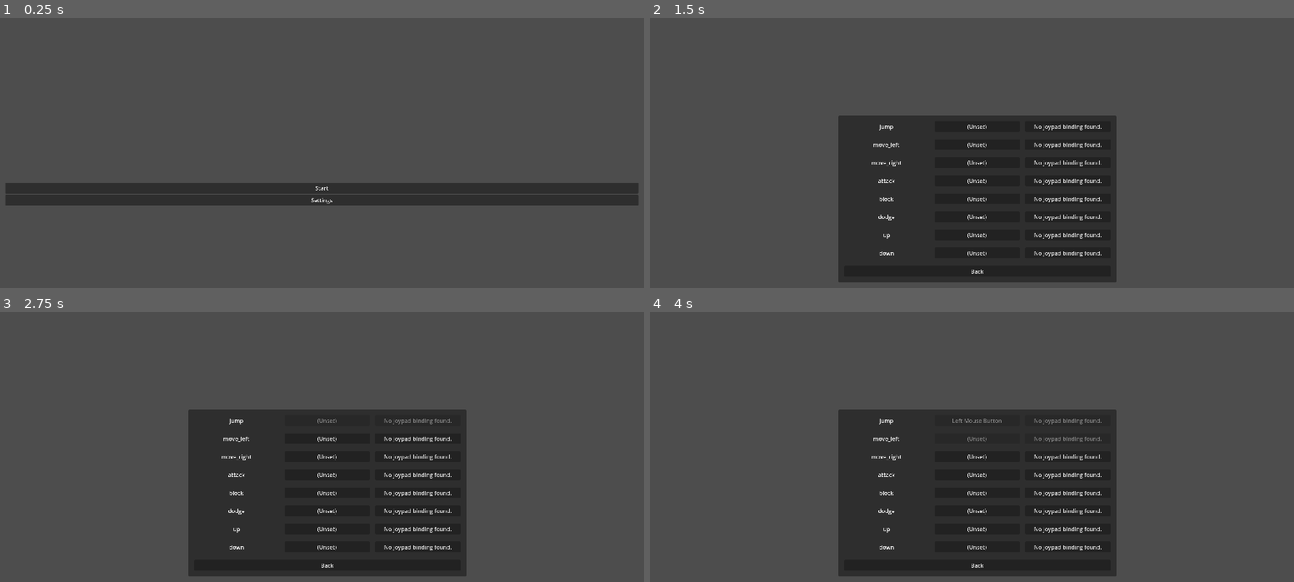
Above: before the commit, frames 1-4 (two rows, left to right).
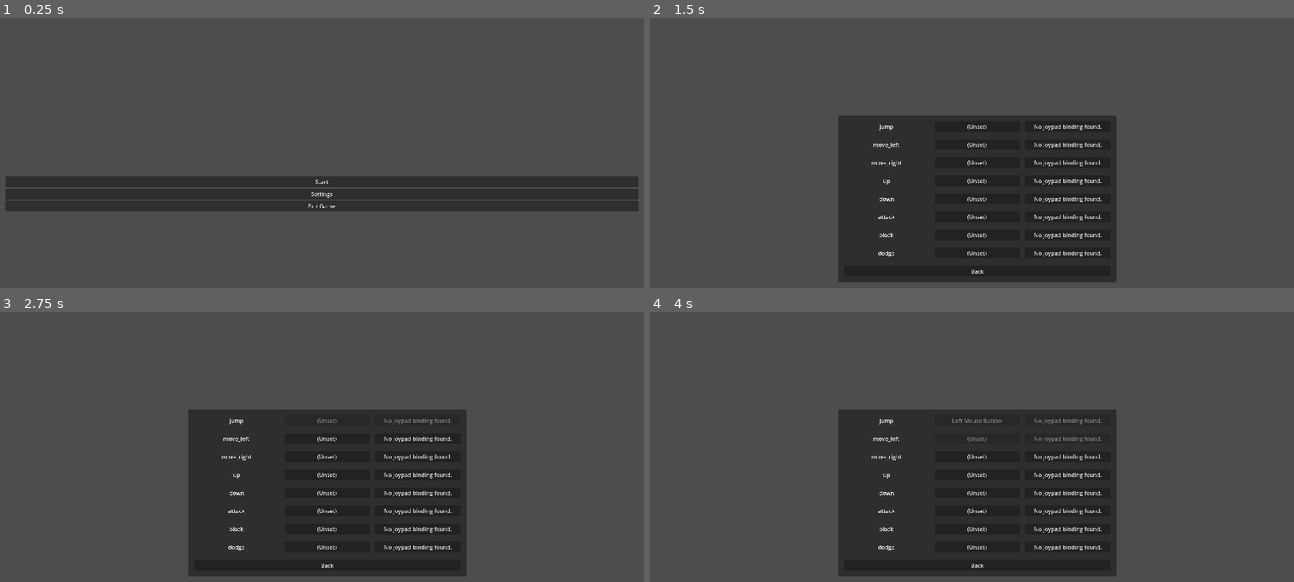
Above: after the commit, the same moments.

Repository: veggie-works/star-gazer
Game: Godot game, scene res://scenes/main.tscn
Two runs of this game, one before a commit and one after it. Both use one fixed random seed, a clock stepped at 60 frames per second and the inputs below. The engine's default icon, where the game draws it, is replaced by a stand-in: a white triangle on a blue panel in a dark square. Sound files missing from this copy of the repository are replaced by a short silence.
Inputs:
- Up to frame 1 (0.25 s): no input
- Up to frame 2 (1.5 s): click "Settings" at 0.5 s; click "Input Bindings" at 1.25 s
- Up to frame 3 (2.75 s): click "(Unset)" at 2 s
- Up to frame 4 (4 s): click "No joypad binding found." at 2.75 s; click "Left Mouse Button" at 3.5 s

The runs differ from the first frame. In frame 1, 5.8% of the frame differs, in the area x 0-100%, y 58-72%; in frame 2, 0.1%; in frame 3, 0.1%; in frame 4, 0.1%.

Commit message:
Fixed music transitions, exit button on main menu, removed unnecessary inventory code

Diff:
--- a/project.godot
+++ b/project.godot
@@ -59,6 +59,16 @@
 "events": [Object(InputEventKey,"resource_local_to_scene":false,"resource_name":"","device":-1,"window_id":0,"alt_press …(182 unchanged characters)…
 ]
 }
+up={
+"deadzone": 0.5,
+"events": [Object(InputEventKey,"resource_local_to_scene":false,"resource_name":"","device":-1,"window_id":0,"alt_pressed":false,"shift_pressed":false,"ctrl_pressed":false,"meta_pressed":false,"pressed":false,"keycode":0,"physical_keycode":4194320,"key_label":0,"unicode":0,"echo":false,"script":null)
+]
+}
+down={
+"deadzone": 0.5,
+"events": [Object(InputEventKey,"resource_local_to_scene":false,"resource_name":"","device":-1,"window_id":0,"alt_pressed":false,"shift_pressed":false,"ctrl_pressed":false,"meta_pressed":false,"pressed":false,"keycode":0,"physical_keycode":4194322,"key_label":0,"unicode":0,"echo":false,"script":null)
+]
+}
 attack={
 "deadzone": 0.5,
 "events": [Object(InputEventKey,"resource_local_to_scene":false,"resource_name":"","device":-1,"window_id":0,"alt_pressed":false,"shift_pressed":false,"ctrl_pressed":false,"meta_pressed":false,"pressed":false,"keycode":0,"physical_keycode":88,"key_label":0,"unicode":120,"echo":false,"script":null)
@@ -72,16 +82,6 @@
 dodge={
 "deadzone": 0.5,
 "events": [Object(InputEventKey,"resource_local_to_scene":false,"resource_name":"","device":-1,"window_id":0,"alt_press …(182 unchanged characters)…
-]
-}
-up={
-"deadzone": 0.5,
-"events": [Object(InputEventKey,"resource_local_to_scene":false,"resource_name":"","device":-1,"window_id":0,"alt_pressed":false,"shift_pressed":false,"ctrl_pressed":false,"meta_pressed":false,"pressed":false,"keycode":0,"physical_keycode":4194320,"key_label":0,"unicode":0,"echo":false,"script":null)
-]
-}
-down={
-"deadzone": 0.5,
-"events": [Object(InputEventKey,"resource_local_to_scene":false,"resource_name":"","device":-1,"window_id":0,"alt_pressed":false,"shift_pressed":false,"ctrl_pressed":false,"meta_pressed":false,"pressed":false,"keycode":0,"physical_keycode":4194322,"key_label":0,"unicode":0,"echo":false,"script":null)
 ]
 }
 
--- a/resources/saves/new_save.tres
+++ b/resources/saves/new_save.tres
@@ -5,4 +5,4 @@
 [resource]
 script = ExtResource("1_plc0g")
 save_scene = "res://scenes/levels/level0.tscn"
-save_position = Vector2(306, 483)
+save_position = Vector2(59, 109)
--- a/scenes/audio/audio_manager.tscn
+++ b/scenes/audio/audio_manager.tscn
@@ -8,11 +8,15 @@
 script = ExtResource("1_us30y")
 audio_player_prefab = ExtResource("2_yi06v")
 
-[node name="current_music_player" type="AudioStreamPlayer2D" parent="."]
+[node name="audio_players" type="Node" parent="."]
+
+[node name="music_players" type="Node" parent="."]
+
+[node name="current_music_player" type="AudioStreamPlayer2D" parent="music_players"]
 bus = &"Music"
 
-[node name="upcoming_music_player" type="AudioStreamPlayer2D" parent="."]
+[node name="upcoming_music_player" type="AudioStreamPlayer2D" parent="music_players"]
 bus = &"Music"
 
-[connection signal="finished" from="current_music_player" to="." method="_on_current_music_player_finished"]
-[connection signal="finished" from="upcoming_music_player" to="." method="_on_upcoming_music_player_finished"]
+[connection signal="finished" from="music_players/current_music_player" to="." method="_on_current_music_player_finished"]
+[connection signal="finished" from="music_players/upcoming_music_player" to="." method="_on_upcoming_music_player_finished"]
--- /dev/null
+++ b/scenes/audio/music_player.tscn
@@ -0,0 +1,4 @@
+[gd_scene format=3 uid="uid://cvjpo344hf3im"]
+
+[node name="music_player" type="AudioStreamPlayer2D"]
+bus = &"Music"
--- a/scenes/gameplay/saves/save_point.tscn
+++ b/scenes/gameplay/saves/save_point.tscn
@@ -13,11 +13,12 @@
 player_prefab = ExtResource("2_5qw78")
 
 [node name="sprite" type="Sprite2D" parent="."]
-position = Vector2(0, -64)
+position = Vector2(0, -16)
 scale = Vector2(0.5, 1.5)
 texture = ExtResource("1_8lhm6")
 
 [node name="save_area" type="Area2D" parent="."]
+position = Vector2(0, 48)
 collision_layer = 4
 
 [node name="collision" type="CollisionShape2D" parent="save_area"]
--- a/scenes/levels/level0.tscn
+++ b/scenes/levels/level0.tscn
@@ -1,10 +1,9 @@
-[gd_scene load_steps=8 format=3 uid="uid://byf21g036g36h"]
+[gd_scene load_steps=7 format=3 uid="uid://byf21g036g36h"]
 
 [ext_resource type="PackedScene" uid="uid://b5cisyivpic2s" path="res://scenes/levels/base_level.tscn" id="1_tftho"]
 [ext_resource type="Resource" uid="uid://b7xpyw37rvn2" path="res://resources/music_tracks/level0.tres" id="2_4r7nn"]
 [ext_resource type="PackedScene" uid="uid://da7mkw7n7ptqn" path="res://scenes/gameplay/doors/door.tscn" id="3_c4d54"]
 [ext_resource type="PackedScene" uid="uid://cnri2gdmg878w" path="res://scenes/gameplay/saves/save_point.tscn" id="4_ky82b"]
-[ext_resource type="PackedScene" uid="uid://r28wdqjlisvt" path="res://scenes/actors/enemies/test_enemy.tscn" id="6_r6t0q"]
 [ext_resource type="PackedScene" uid="uid://ca4hofmt5120j" path="res://scenes/actors/npcs/npc.tscn" id="7_qy8ep"]
 [ext_resource type="TileSet" uid="uid://dm4qttwlwkcjx" path="res://resources/tilesets/test_tile_set.tres" id="8_tx37h"]
 
@@ -18,10 +17,7 @@
 target_name = "door_left"
 
 [node name="save_point" parent="." index="1" instance=ExtResource("4_ky82b")]
-position = Vector2(59, 121)
-
-[node name="test_enemy" parent="enemies" index="0" instance=ExtResource("6_r6t0q")]
-position = Vector2(173, 113)
+position = Vector2(59, 109)
 
 [node name="npc" parent="." index="4" instance=ExtResource("7_qy8ep")]
 position = Vector2(16, 113)
--- a/scenes/levels/level1.tscn
+++ b/scenes/levels/level1.tscn
@@ -10,7 +10,7 @@
 music_track = ExtResource("2_y012l")
 
 [node name="save_point" parent="." index="0" instance=ExtResource("4_e4t6x")]
-position = Vector2(208, 74)
+position = Vector2(208, 61)
 
 [node name="door_left" parent="." index="1" instance=ExtResource("5_blkad")]
 position = Vector2(14, 106)
--- a/scenes/levels/main_menu/main_menu.tscn
+++ b/scenes/levels/main_menu/main_menu.tscn
@@ -1,8 +1,9 @@
-[gd_scene load_steps=4 format=3 uid="uid://vstl3bg568s7"]
+[gd_scene load_steps=5 format=3 uid="uid://vstl3bg568s7"]
 
 [ext_resource type="PackedScene" uid="uid://xmhpn38awq6d" path="res://scenes/ui/menu_button.tscn" id="1_7ds0w"]
 [ext_resource type="Script" path="res://scripts/levels/main_menu/main_menu.gd" id="1_wmvsf"]
 [ext_resource type="PackedScene" uid="uid://d5l2m2e8q2x4" path="res://scenes/ui/settings/settings_ui.tscn" id="3_dsu3g"]
+[ext_resource type="PackedScene" uid="uid://8agf2mc41tgx" path="res://scenes/ui/quit_warning.tscn" id="3_eripy"]
 
 [node name="main_menu" type="Control"]
 layout_mode = 3
@@ -40,10 +41,28 @@
 layout_mode = 2
 text = "Settings"
 
+[node name="exit_button" parent="margin_container/menu_buttons" instance=ExtResource("1_7ds0w")]
+layout_mode = 2
+text = "Exit Game"
+
 [node name="settings_ui" parent="." instance=ExtResource("3_dsu3g")]
 visible = false
 layout_mode = 1
 
+[node name="exit_warning" parent="." instance=ExtResource("3_eripy")]
+visible = false
+layout_mode = 2
+anchors_preset = 0
+anchor_right = 0.0
+anchor_bottom = 0.0
+offset_left = 32.0
+offset_top = 32.0
+offset_right = 1856.0
+offset_bottom = 1016.0
+
 [connection signal="pressed" from="margin_container/menu_buttons/start_button" to="." method="_on_start_button_pressed"]
 [connection signal="pressed" from="margin_container/menu_buttons/settings_button" to="." method="_on_settings_button_pressed"]
+[connection signal="pressed" from="margin_container/menu_buttons/exit_button" to="." method="_on_exit_button_pressed"]
 [connection signal="hidden" from="settings_ui" to="." method="_on_settings_ui_hidden"]
+[connection signal="quit_canceled" from="exit_warning" to="." method="_on_exit_warning_quit_canceled"]
+[connection signal="quit_confirmed" from="exit_warning" to="." method="_on_exit_warning_quit_confirmed"]
--- a/scenes/ui/pause_menu.tscn
+++ b/scenes/ui/pause_menu.tscn
@@ -1,10 +1,10 @@
-[gd_scene load_steps=9 format=3 uid="uid://b5csifcrytegw"]
+[gd_scene load_steps=10 format=3 uid="uid://b5csifcrytegw"]
 
 [ext_resource type="Script" path="res://scripts/ui/pause_menu.gd" id="1_78msb"]
 [ext_resource type="Shader" path="res://resources/shaders/blur.gdshader" id="2_bgr1x"]
 [ext_resource type="PackedScene" uid="uid://xmhpn38awq6d" path="res://scenes/ui/menu_button.tscn" id="2_ig7np"]
+[ext_resource type="PackedScene" uid="uid://8agf2mc41tgx" path="res://scenes/ui/quit_warning.tscn" id="4_klkif"]
 [ext_resource type="PackedScene" uid="uid://d5l2m2e8q2x4" path="res://scenes/ui/settings/settings_ui.tscn" id="4_mtpwx"]
-
 
 [sub_resource type="Animation" id="Animation_bcgww"]
 resource_name = "close"
@@ -127,32 +127,9 @@
 layout_mode = 2
 text = "Quit"
 
-[node name="quit_warning" type="VBoxContainer" parent="margin_container"]
+[node name="quit_warning" parent="margin_container" instance=ExtResource("4_klkif")]
 visible = false
 layout_mode = 2
-theme_override_constants/separation = 64
-
-[node name="quit_warning" type="RichTextLabel" parent="margin_container/quit_warning"]
-layout_mode = 2
-size_flags_vertical = 3
-bbcode_enabled = true
-text = "[center]Are you sure you want to quit?[/center]"
-
-[node name="center_container" type="CenterContainer" parent="margin_container/quit_warning"]
-layout_mode = 2
-size_flags_horizontal = 3
-
-[node name="quit_buttons" type="HBoxContainer" parent="margin_container/quit_warning/center_container"]
-layout_mode = 2
-theme_override_constants/separation = 64
-
-[node name="quit_confirm" parent="margin_container/quit_warning/center_container/quit_buttons" instance=ExtResource("2_ig7np")]
-layout_mode = 2
-text = "Yes"
-
-[node name="quit_cancel" parent="margin_container/quit_warning/center_container/quit_buttons" instance=ExtResource("2_ig7np")]
-layout_mode = 2
-text = "No"
 
 [node name="settings_ui" parent="." instance=ExtResource("4_mtpwx")]
 visible = false
@@ -162,6 +139,6 @@
 [connection signal="pressed" from="margin_container/menu_buttons/resume_button" to="." method="_on_resume_button_pressed"]
 [connection signal="pressed" from="margin_container/menu_buttons/settings_button" to="." method="_on_settings_button_pressed"]
 [connection signal="pressed" from="margin_container/menu_buttons/quit_button" to="." method="_on_quit_button_pressed"]
-[connection signal="pressed" from="margin_container/quit_warning/center_container/quit_buttons/quit_confirm" to="." method="_on_quit_confirm_pressed"]
-[connection signal="pressed" from="margin_container/quit_warning/center_container/quit_buttons/quit_cancel" to="." method="_on_quit_cancel_pressed"]
+[connection signal="quit_canceled" from="margin_container/quit_warning" to="." method="_on_quit_warning_quit_canceled"]
+[connection signal="quit_confirmed" from="margin_container/quit_warning" to="." method="_on_quit_warning_quit_confirmed"]
 [connection signal="hidden" from="settings_ui" to="." method="_on_settings_ui_hidden"]
--- /dev/null
+++ b/scenes/ui/quit_warning.tscn
@@ -0,0 +1,44 @@
+[gd_scene load_steps=3 format=3 uid="uid://8agf2mc41tgx"]
+
+[ext_resource type="Script" path="res://scripts/ui/quit_warning.gd" id="1_0hhcf"]
+[ext_resource type="PackedScene" uid="uid://xmhpn38awq6d" path="res://scenes/ui/menu_button.tscn" id="1_u1lk2"]
+
+[node name="quit_warning" type="VBoxContainer"]
+anchors_preset = 15
+anchor_right = 1.0
+anchor_bottom = 1.0
+grow_horizontal = 2
+grow_vertical = 2
+size_flags_horizontal = 3
+size_flags_vertical = 3
+theme_override_constants/separation = 64
+alignment = 1
+script = ExtResource("1_0hhcf")
+
+[node name="quit_warning" type="RichTextLabel" parent="."]
+layout_mode = 2
+size_flags_vertical = 3
+bbcode_enabled = true
+text = "[center]
+
+
+Are you sure you want to quit?[/center]"
+
+[node name="center_container" type="CenterContainer" parent="."]
+layout_mode = 2
+size_flags_horizontal = 3
+
+[node name="quit_buttons" type="HBoxContainer" parent="center_container"]
+layout_mode = 2
+theme_override_constants/separation = 64
+
+[node name="quit_confirm" parent="center_container/quit_buttons" instance=ExtResource("1_u1lk2")]
+layout_mode = 2
+text = "Yes"
+
+[node name="quit_cancel" parent="center_container/quit_buttons" instance=ExtResource("1_u1lk2")]
+layout_mode = 2
+text = "No"
+
+[connection signal="pressed" from="center_container/quit_buttons/quit_confirm" to="." method="_on_quit_confirm_pressed"]
+[connection signal="pressed" from="center_container/quit_buttons/quit_cancel" to="." method="_on_quit_cancel_pressed"]
--- a/scripts/actors/behaviors/health_manager.gd
+++ b/scripts/actors/behaviors/health_manager.gd
@@ -13,13 +13,13 @@
 ## The collision shape that triggers a damage event
 @onready var hurt_box: CollisionShape2D = $hurt_box
 ## Controls flashiing after taking damage
-@onready var flasher: Flasher = $"../flasher"
+@onready var flasher: Flasher = get_node_or_null("../flasher")
 ## Controls pulsing while invincible after taking damage
-@onready var pulser: Pulser = $"../pulser"
+@onready var pulser: Pulser = get_node_or_null("../pulser")
 ## Used to recoil the actor when taking damage
-@onready var recoil_manager: RecoilManager = $"../recoil_manager"
+@onready var recoil_manager: RecoilManager = get_node_or_null("../recoil_manager")
 ## Used to shake the actor on damage
-@onready var shaker: Shaker = $"../shaker"
+@onready var shaker: Shaker = get_node_or_null("../shaker")
 
 ## Emitted when the actor heals
 signal healed(heal_amount: float)
@@ -72,9 +72,9 @@
 	if is_dead:
 		die()
 		return
-	if recoil_manager != null:
+	if recoil_manager:
 		recoil_manager.recoil(attack.attack_angle, attack.attack_force)
-	if shaker != null:
+	if shaker:
 		shaker.shake(15, 0.25)
 
 ## Actor death
@@ -87,13 +87,13 @@
 	hurt_box.set_deferred("disabled", value)
 	if value:
 		invincible_time = 0.0
-		if pulser != null:
+		if pulser:
 			pulser.start_pulse()
-		elif flasher != null:
+		elif flasher:
 			flasher.flash()
 	else:
 		invincible_time = INF
-		if pulser != null and pulser.is_pulsing:
+		if pulser and pulser.is_pulsing:
 			pulser.stop_pulse()
 
 func _on_area_entered(area: DamageArea) -> void:
--- a/scripts/actors/behaviors/line_of_sight.gd
+++ b/scripts/actors/behaviors/line_of_sight.gd
@@ -19,7 +19,7 @@
 	if len(target_group) > 0:
 		all_targets = get_tree().get_nodes_in_group(target_group)
 	var closest: Node = Globals.get_closest(self, all_targets)
-	if closest != null:
+	if closest:
 		raycast.target_position = (closest.global_position - global_position).normalized() * sight_length
 		## Keep scale positive
 		raycast.global_transform.x.x = 1
--- a/scripts/actors/behaviors/recoil_manager.gd
+++ b/scripts/actors/behaviors/recoil_manager.gd
@@ -12,5 +12,5 @@
 	var angle_rad: float = deg_to_rad(angle)
 	var recoil_vector := Vector2(cos(angle_rad), -sin(angle_rad)) * amount
 	actor.velocity = recoil_vector
-	if recoil_state != null:
+	if recoil_state:
 		recoil_state.fsm.set_state(recoil_state)
--- a/scripts/actors/grounded/player/player.gd
+++ b/scripts/actors/grounded/player/player.gd
@@ -15,7 +15,7 @@
 var in_cutscene: bool:
 	set(value):
 		disable_input = value
-		if triggers != null:
+		if triggers:
 			for child in triggers.get_children():
 				var grandchild: Node2D = child.get_child(0)
 				if grandchild is CollisionShape2D:
--- a/scripts/autoload/audio_manager/audio_manager.gd
+++ b/scripts/autoload/audio_manager/audio_manager.gd
@@ -1,12 +1,18 @@
 extends Node
+
+const AUDIO_OFF_DB: float = -60
 
 ## The prefab to instantiate when playing a one shot clip
 @export var audio_player_prefab: PackedScene
 
-## The audio stream player of the current music track, fades out to upcoming track
-@onready var current_music_player: AudioStreamPlayer2D = $current_music_player
-## The audio stream player of the upcoming music track, fades in from current track
-@onready var upcoming_music_player: AudioStreamPlayer2D = $upcoming_music_player
+## Parent of all spawned generic audio players
+@onready var audio_players: Node = $audio_players
+## Parent of all spawned music players
+@onready var music_players: Node = $music_players
+## The audio stream player of the current music track, fades out to upcoming music player
+@onready var current_music_player: AudioStreamPlayer2D = music_players.get_node("current_music_player")
+## The audio stream player of the current music track, fades in from current music player
+@onready var upcoming_music_player: AudioStreamPlayer2D = music_players.get_node("upcoming_music_player")
 
 ## Emitted when the music reaches a downbeat
 signal downbeat
@@ -70,7 +76,7 @@
 	audio_player.pitch_scale = randf_range(pitch_min, pitch_max)
 	audio_player.finished.connect(func(): audio_player.queue_free())
 	audio_player.stream = clip
-	add_child(audio_player)
+	audio_players.add_child(audio_player)
 	audio_player.play()
 
 ## Play a music track, fading out from the current track into the new track
@@ -82,20 +88,16 @@
 		current_music_player.play()
 		return
 	# Don't fade in and out of the same music track
-	elif (current_music_player.stream != null and track.music_clip.resource_path == current_music_player.stream.resource_path):
+	elif current_music_player.stream != null and track.music_clip.resource_path == current_music_player.stream.resource_path:
 		return
 	upcoming_music_player.set_stream(track.music_clip)
-	if volume_tween != null:
+	if volume_tween and volume_tween.is_running():
 		volume_tween.kill()
 	volume_tween = create_tween()
-	volume_tween.finished.connect(func():
-		current_music_player.set_stream(track.music_clip)
-		current_music_player.play(upcoming_music_player.get_playback_position())
-		upcoming_music_player.stop()
-		volume_tween.kill())
+	volume_tween.finished.connect(on_volume_tween_finished)
 	upcoming_music_player.play(current_music_player.get_playback_position())
-	volume_tween.tween_property(current_music_player, "volume_db", -32, fade_time).from(music_volume).set_trans(Tween.TRANS_CUBIC)
-	volume_tween.parallel().tween_property(upcoming_music_player, "volume_db", music_volume, fade_time).from(-32).set_trans(Tween.TRANS_CUBIC)
+	volume_tween.tween_property(current_music_player, "volume_db", AUDIO_OFF_DB, fade_time).from(music_volume).set_trans(Tween.TRANS_LINEAR)
+	volume_tween.parallel().tween_property(upcoming_music_player, "volume_db", music_volume, fade_time).from(AUDIO_OFF_DB).set_trans(Tween.TRANS_LINEAR)
 
 ## Stop the currently playing music
 func stop_music() -> void:
@@ -114,3 +116,10 @@
 
 func _on_upcoming_music_player_finished() -> void:
 	upcoming_music_player.play()
+
+## Callback for when the volume tween finishes
+func on_volume_tween_finished() -> void:
+	current_music_player.set_stream(current_track.music_clip)
+	current_music_player.play(upcoming_music_player.get_playback_position())
+	current_music_player.set_volume_db(music_volume)
+	upcoming_music_player.stop()
--- a/scripts/fsm/actors/enemies/enemy_fsm.gd
+++ b/scripts/fsm/actors/enemies/enemy_fsm.gd
@@ -12,7 +12,7 @@
 
 func _ready() -> void:
 	super._ready()
-	if line_of_sight != null:
+	if line_of_sight:
 		line_of_sight.seen.connect(on_seen)
 
 ## Callback for when the enemy has seen a player
--- a/scripts/fsm/actors/player/player_run_state.gd
+++ b/scripts/fsm/actors/player/player_run_state.gd
@@ -12,16 +12,16 @@
 @onready var footstep_timer: Timer = $footstep_timer
 
 func _ready() -> void:
-	if footstep_timer != null:
+	if footstep_timer:
 		footstep_timer.timeout.connect(on_footstep_timer_timeout)
 
 func enter() -> void:
 	animator.play("run")
-	if footstep_timer != null:
+	if footstep_timer:
 		footstep_timer.start(footstep_interval)
 
 func exit() -> void:
-	if footstep_timer != null:
+	if footstep_timer:
 		footstep_timer.stop()
 
 func update(delta: float) -> void:
--- a/scripts/fsm/state_machine.gd
+++ b/scripts/fsm/state_machine.gd
@@ -44,7 +44,7 @@
 func set_state(new_state: State) -> void:
 	var old_state: State = current_state
 	current_state = new_state
-	if old_state != null:
+	if old_state:
 		old_state.exit()
 	new_state.enter()
 	state_history.append(new_state)
--- a/scripts/levels/main_menu/main_menu.gd
+++ b/scripts/levels/main_menu/main_menu.gd
@@ -3,6 +3,8 @@
 
 ## Parent container of menu buttons list
 @onready var margin_container: MarginContainer = $margin_container
+## Warning for whether the player really wants to exit the game
+@onready var exit_warning: VBoxContainer = $exit_warning
 ## UI for changing game settings
 @onready var settings_ui: Control = $settings_ui
 
@@ -13,10 +15,6 @@
 	if OS.is_debug_build():
 		UIManager.delete_ui(DebugPanel)
 
-func _on_settings_button_pressed() -> void:
-	margin_container.hide()
-	settings_ui.show()
-
 func _on_start_button_pressed() -> void:
 	UIManager.create_ui(PauseMenu, true)
 	if OS.is_debug_build():
@@ -24,5 +22,20 @@
 	SaveManager.load_game(0)
 	SceneManager.change_scene(SaveManager.save_data.save_scene)
 
+func _on_settings_button_pressed() -> void:
+	margin_container.hide()
+	settings_ui.show()
+
+func _on_exit_button_pressed() -> void:
+	margin_container.hide()
+	exit_warning.show()
+
 func _on_settings_ui_hidden():
 	margin_container.show()
+
+func _on_exit_warning_quit_canceled() -> void:
+	exit_warning.hide()
+	margin_container.show()
+
+func _on_exit_warning_quit_confirmed() -> void:
+	get_tree().quit()
--- a/scripts/ui/inventory/inventory_ui.gd
+++ /dev/null
@@ -1,18 +0,0 @@
-## UI displaying an actor's inventory
-class_name InventoryUI extends BaseUI
-
-## The actor's inventory resource
-@export var inventory: Inventory
-
-## Prefab for the item slot UI
-@export var item_slot_prefab: PackedScene
-
-func _ready() -> void:
-	inventory.item_added.connect(on_item_added)
-	inventory.item_removed.connect(on_item_removed)
-
-func on_item_added(item: Item) -> void:
-	pass
-
-func on_item_removed(item: Item) -> void:
-	pass
--- a/scripts/ui/inventory/item_slot.gd
+++ /dev/null
@@ -1,21 +0,0 @@
-## Displays a single item in an inventory
-class_name ItemSlot extends Panel
-
-## The item represented by the item slot
-@export var slot_item: Item:
-	set(item):
-		if item != null:
-			item_texture.texture = item.inventory_texture
-		else:
-			item_texture.texture = null
-
-## The texture UI displaying the item's texture
-@onready var item_texture = $item_texture
-
-## Set the slot's item
-func set_item(item: Item) -> void:
-	slot_item = item
-
-## Remove the slot's item
-func clear_slot() -> void:
-	slot_item = null
--- a/scripts/ui/pause_menu.gd
+++ b/scripts/ui/pause_menu.gd
@@ -68,13 +68,13 @@
 	menu_buttons.hide()
 	quit_warning.show()
 
-func _on_quit_confirm_pressed() -> void:
+func _on_settings_ui_hidden():
+	margin_container.show()
+
+func _on_quit_warning_quit_confirmed() -> void:
 	close()
 	SceneManager.change_scene(main_menu_scene)
 
-func _on_quit_cancel_pressed() -> void:
+func _on_quit_warning_quit_canceled() -> void:
 	quit_warning.hide()
 	menu_buttons.show()
-
-func _on_settings_ui_hidden():
-	margin_container.show()
--- /dev/null
+++ b/scripts/ui/quit_warning.gd
@@ -0,0 +1,13 @@
+extends VBoxContainer
+
+## Emitted when a quit is confirmed
+signal quit_confirmed
+
+## Emitted when a quit is canceled
+signal quit_canceled
+
+func _on_quit_confirm_pressed() -> void:
+	quit_confirmed.emit()
+
+func _on_quit_cancel_pressed() -> void:
+	quit_canceled.emit()
--- a/scripts/ui/ui_manager.gd
+++ b/scripts/ui/ui_manager.gd
@@ -46,7 +46,7 @@
 ## Delete a UI from the scene tree
 func delete_ui(ui: GDScript) -> void:
 	var ui_to_delete: BaseUI = get_ui(ui)
-	if ui_to_delete != null:
+	if ui_to_delete:
 		ui_to_delete.close()
 		ui_layer.remove_child(ui_to_delete)
 		ui_to_delete.queue_free()
